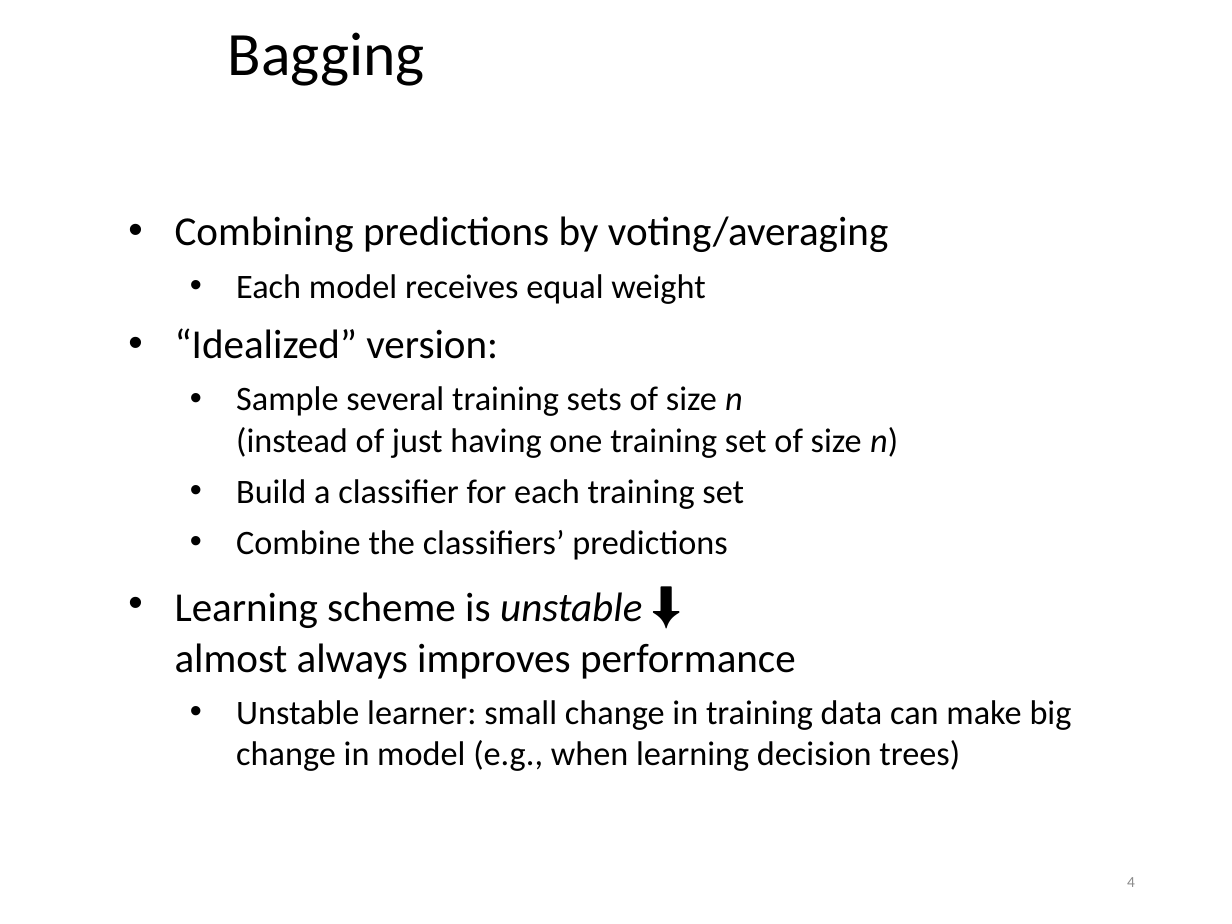
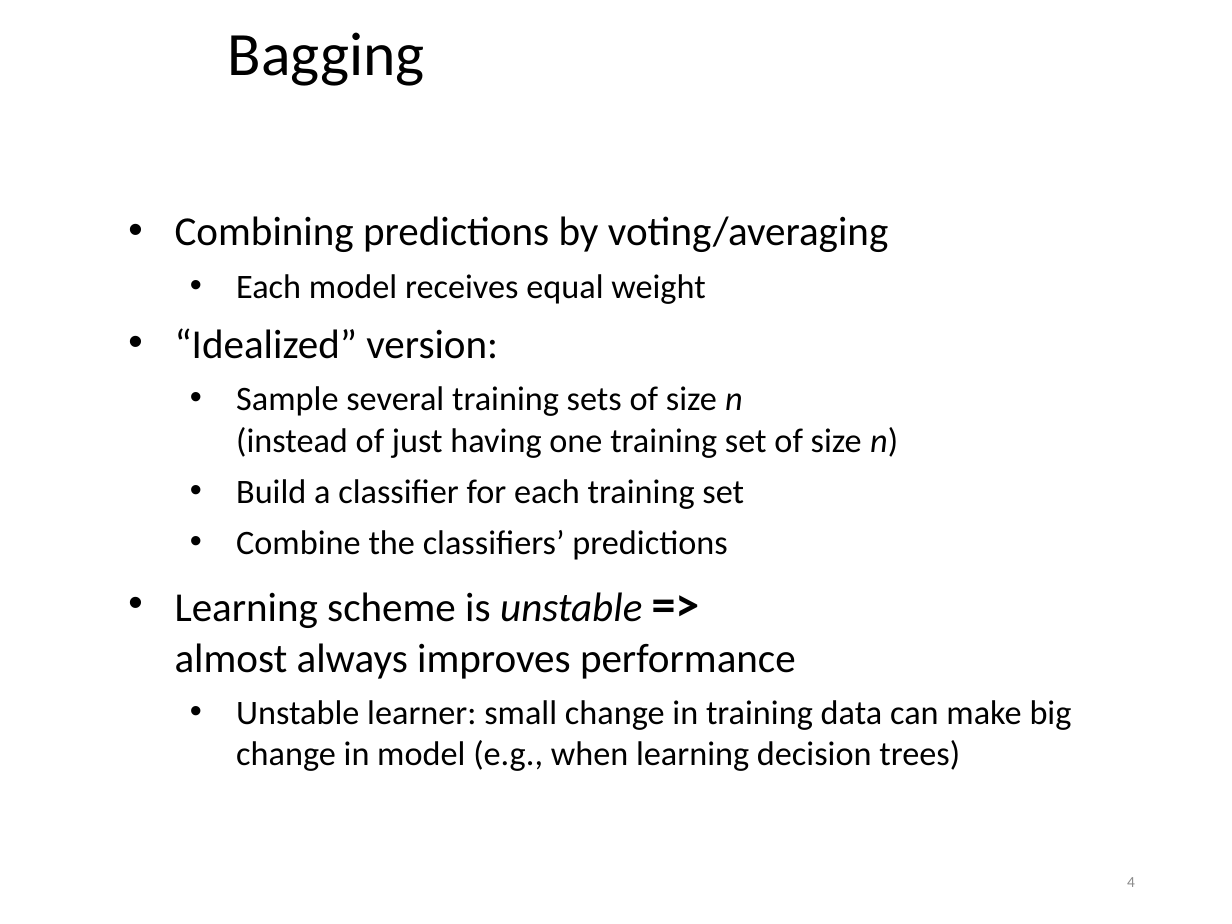
Before and after one commit to khaledmrasheed/khaledmrasheed.github.io, a slide deck: slide 4 of DMcourse/Chapter12.pptx. Drawn at 1232x924 pixels with LibreOffice and Linux fonts; fonts in the diff are those of the drawing. Boxes give left, top, right and bottom in pixels: in the first picture for what was removed or moved away, otherwise in the second. Text is boxed around its words. In the diff, an @@ line names an element or a change of style, - is before the commit and + after.

```diff
--- a/DMcourse/Chapter12.pptx
+++ b/DMcourse/Chapter12.pptx
@@ text at box(175, 592, 796, 679): text changed @@
-• Learning scheme is unstable ⬇
-  almost always improves performance
+• Learning scheme is unstable =>
+  almost always improves performance
```
Also in this commit, not shown: 5 other slides changed.
